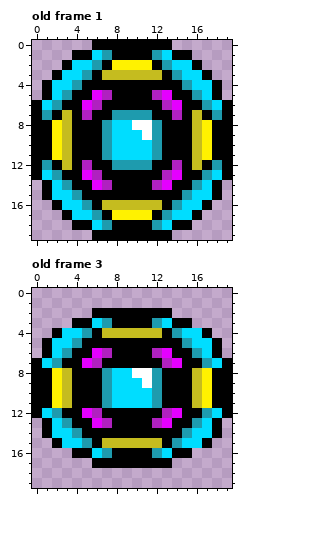
Pixel-art file, stored at assets/ball.aseprite. Above: the version before the commit.
20x20 pixels, 3 frames. Shown: old frame 1, old frame 3. The commit also changed other frames, which this record leaves out.
New version:
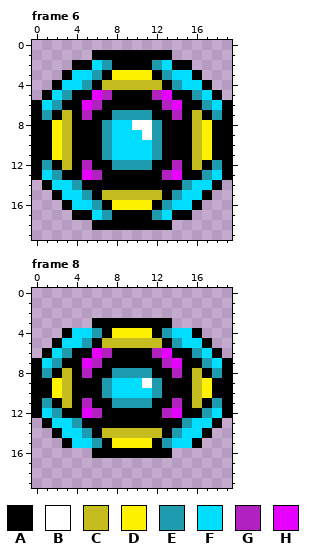
Palette (. is transparent): A #000000  B #ffffff  C #c5bc1f  D #fff200  E #1e9bae  F #00ddff  G #b021c0  H #e500ff
A new or re-ordered frame is compared with the old frame closest to it.
Edits made:
frames 3 -> 9
Frame 6 is new; against old frame 1:
y 0: x 6..13 AAAAAAAA -> ........
y 1: x 4..7 AAFE -> ..AA; x 12..15 EFAA -> AA..
y 2: x 3..16 AFFEADDDDAEFFA -> .AAFEAAAAEFAA.
y 3: x 2..3 AF -> .A; x 5..14 EACCCCCCAE -> FEADDDDAEF; x 16..17 FA -> A.
y 4: x 1..2 AF -> .A; x 4..5 EA -> FE; x 7..12 AAAAAA -> CCCCCC; x 14..15 AE -> EF; x 17..18 FA -> A.
y 14: x 3..4 EA -> FE; x 6..7 HG -> AA; x 12..13 GH -> AA; x 15..16 AE -> EF
y 15: x 1..2 AF -> .A; x 4..5 EA -> FE; x 7..12 AAAAAA -> CCCCCC; x 14..15 AE -> EF; x 17..18 FA -> A.
y 16: x 2..3 AF -> .A; x 5..14 EACCCCCCAE -> FEADDDDAEF; x 16..17 FA -> A.
y 17: x 3..16 AFFEADDDDAEFFA -> .AAFEAAAAEFAA.
y 18: x 4..7 AAFE -> ..AA; x 12..15 EFAA -> AA..
y 19: x 6..13 AAAAAAAA -> ........
Frame 8 is new; against old frame 3:
y 2: x 6..13 AAAAAAAA -> ........
y 3: x 4..7 AAFE -> ..AA; x 12..15 EFAA -> AA..
y 4: x 2..3 AF -> .A; x 5..14 EACCCCCCAE -> FEADDDDAEF; x 16..17 FA -> A.
y 5: x 1..2 AF -> .A; x 4..5 EA -> FE; x 7..12 AAAAAA -> CCCCCC; x 14..15 AE -> EF; x 17..18 FA -> A.
y 8: x 1..2 AD -> EA; x 5 A -> G; x 7..12 EFFBBE -> AEEEEA; x 14 A -> G; x 17..18 DA -> AE
y 11: x 1..2 AD -> EA; x 5 A -> G; x 7..12 EFFFFE -> AEEEEA; x 14 A -> G; x 17..18 DA -> AE
y 13: x 3..4 EA -> FE; x 6..7 HG -> AA; x 12..13 GH -> AA; x 15..16 AE -> EF
y 14: x 1..2 AF -> .A; x 4..5 EA -> FE; x 7..12 AAAAAA -> CCCCCC; x 14..15 AE -> EF; x 17..18 FA -> A.
y 15: x 2..3 AF -> .A; x 5..14 EACCCCCCAE -> FEADDDDAEF; x 16..17 FA -> A.
y 16: x 4..7 AAFE -> ..AA; x 12..15 EFAA -> AA..
y 17: x 6..13 AAAAAAAA -> ........
Boxes around the changes in both pictures, in picture pixels (x1, y1, x2, y2):
changed: (42, 40, 222, 90)
changed: (42, 180, 222, 240)
changed: (42, 308, 222, 468)
